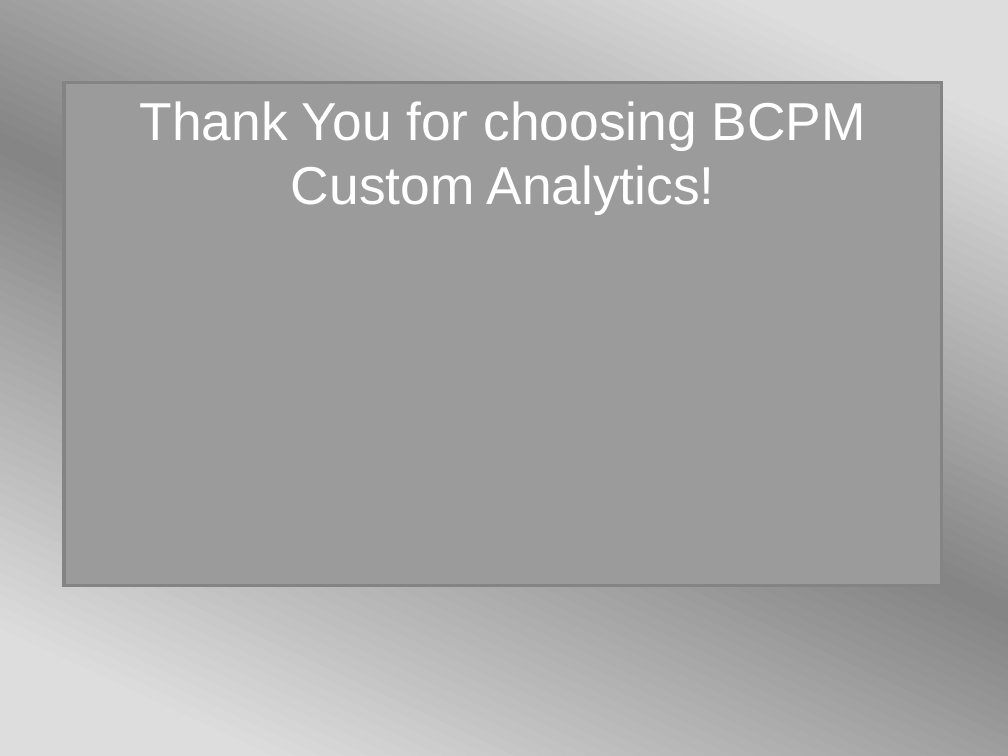
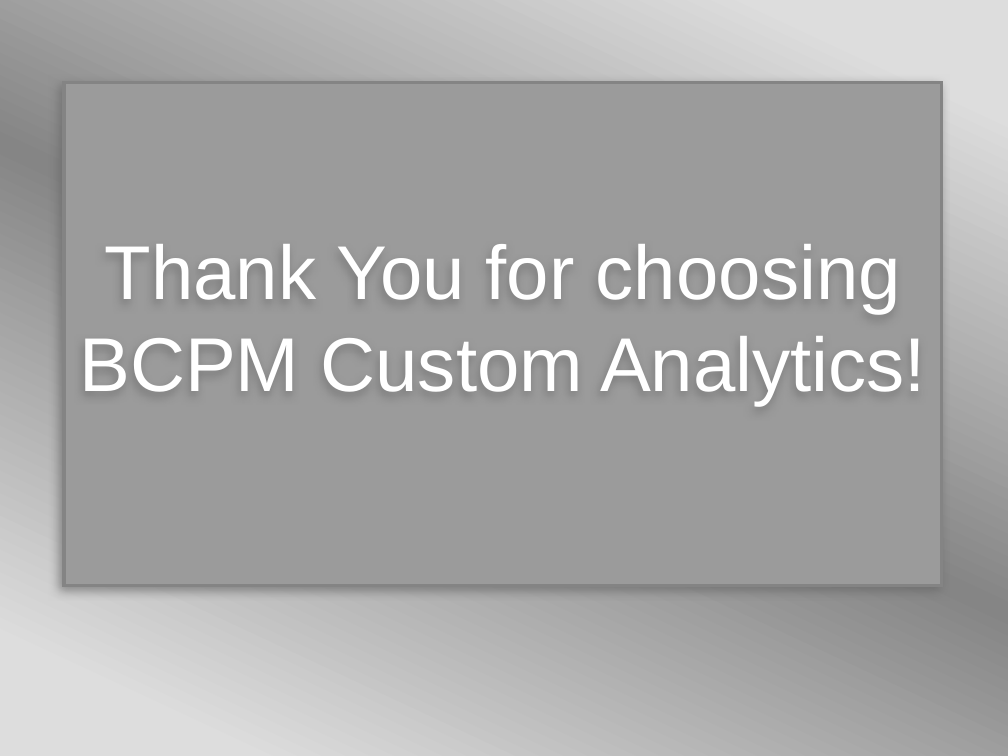
Before and after one commit to BCPMcustom/courseraSQL, a slide deck: slide 27 of Course#10/MintClassics.pptx (slide 17 before the commit). Drawn at 1008x756 pixels with LibreOffice and Linux fonts; fonts in the diff are those of the drawing; background and template pictures are left out. Boxes give left, top, right and bottom in pixels: in the first picture for what was removed or moved away, otherwise in the second. Text is boxed around its words. In the diff, an @@ line names an element or a change of style, - is before the commit and + after.

```diff
--- a/Course#10/MintClassics.pptx
+++ b/Course#10/MintClassics.pptx
@@ rectangle at (64, 82, 942, 585): shadow on @@
@@ text "Thank You for choosing BCPM ...": place and size @@
-text "Thank You for choosing BCPM ..." at (140, 101, 866, 214)
+text "Thank You for choosing BCPM ..." at (79, 244, 926, 405)
@@ text "Thank You for choosing BCPM ..." at (79, 244, 926, 405): size 42 to 60 pt @@
```
Also in this commit, not shown: 16 other slides changed, 10 slides added.
